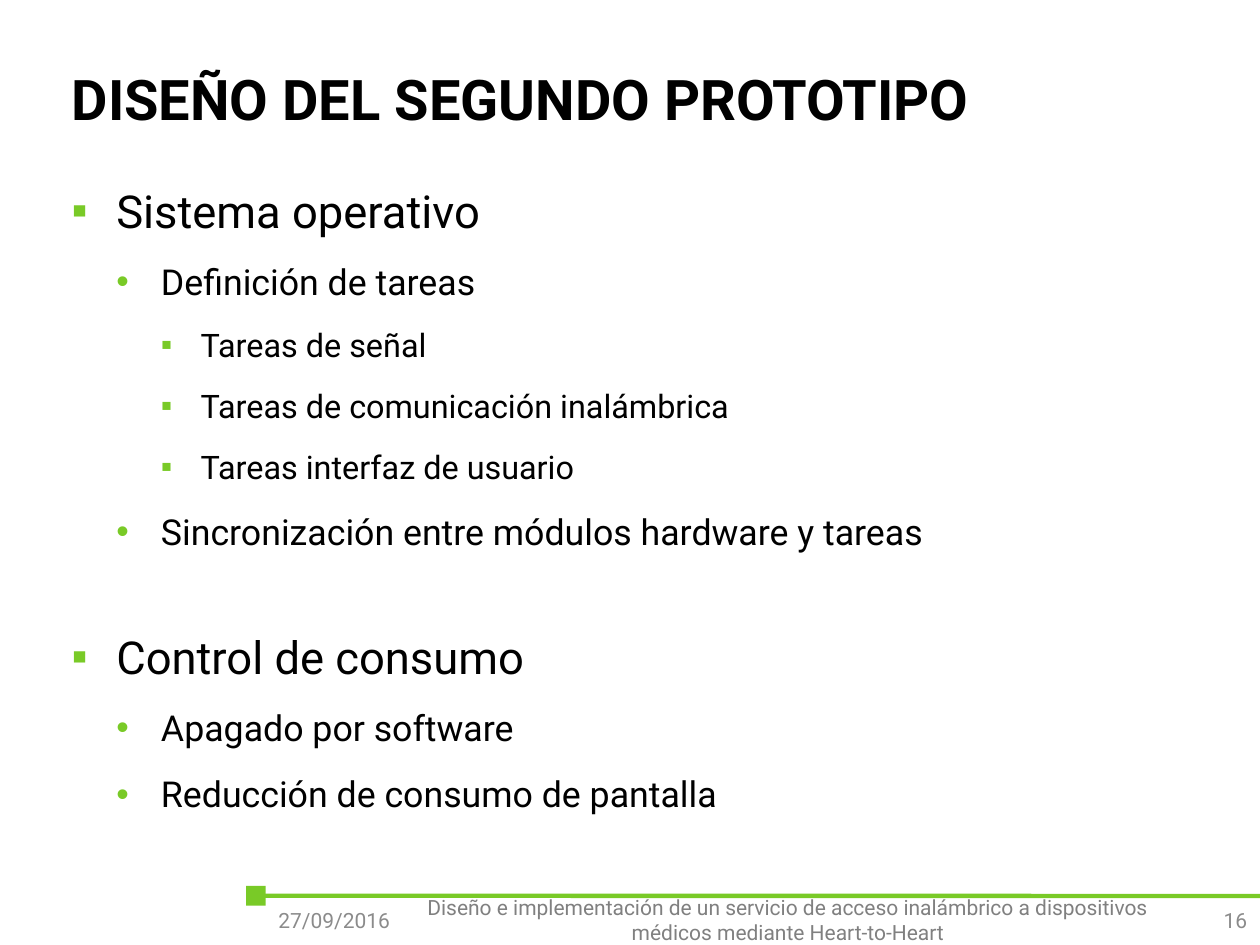
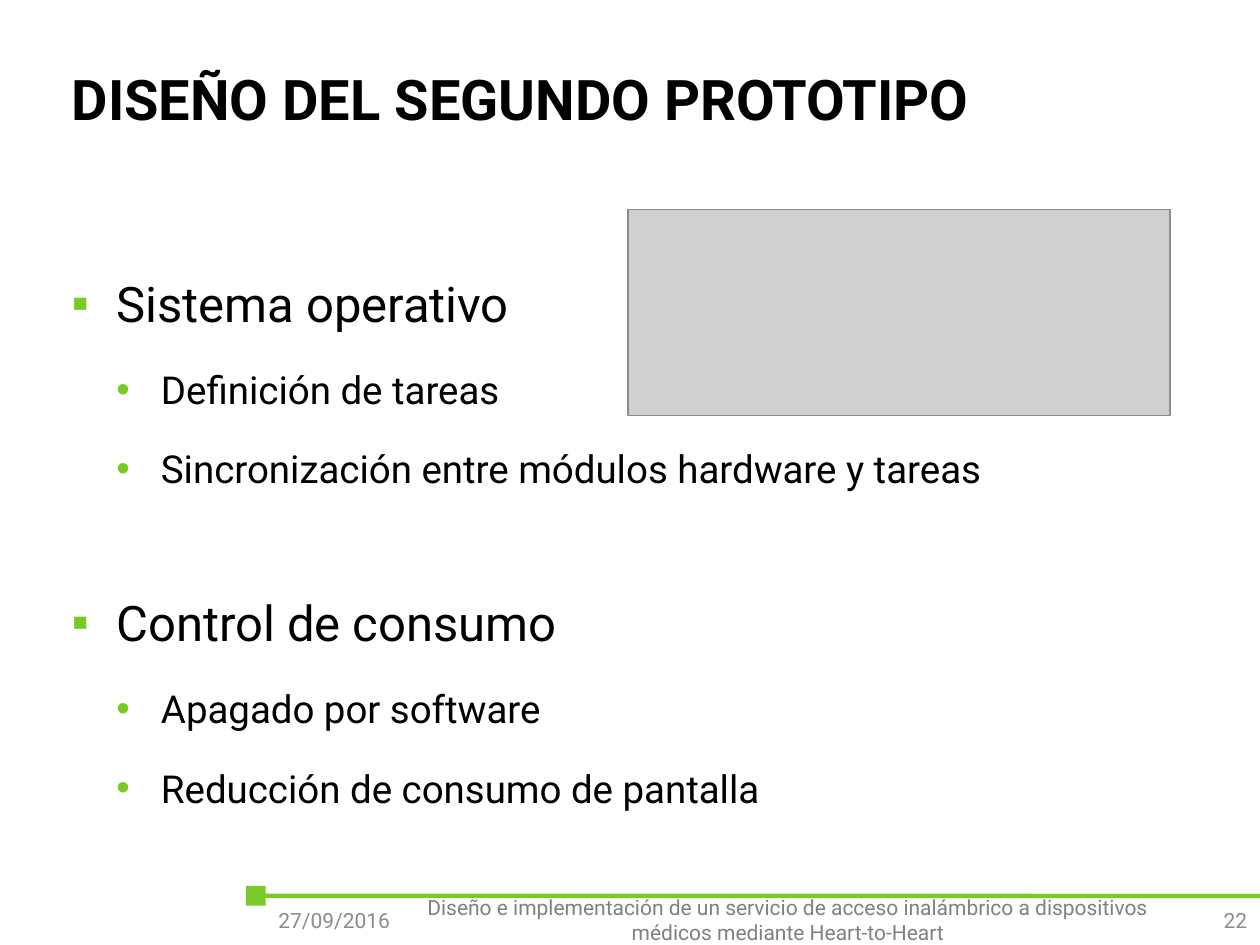
Before and after one commit to outsidersdelaelectronica/tiic-2015, a slide deck: slide 22 of doc/Tomas/presentacion/Diseño e implementación de un servicio de acceso inalámbrico a dispositivos médicos mediante Heart-to-Heart.pptx (slide 16 before the commit). Drawn at 1260x945 pixels with LibreOffice and Linux fonts; fonts in the diff are those of the drawing; grey boxes stand for pictures; background and template pictures are left out. Boxes give left, top, right and bottom in pixels: in the first picture for what was removed or moved away, otherwise in the second. Text is boxed around its words. In the diff, an @@ line names an element or a change of style, - is before the commit and + after.

```diff
--- a/doc/Tomas/presentacion/Diseño e implementación de un servicio de acceso inalámbrico a dispositivos médicos mediante Heart-to-Heart.pptx
+++ b/doc/Tomas/presentacion/Diseño e implementación de un servicio de acceso inalámbrico a dispositivos médicos mediante Heart-to-Heart.pptx
@@ text "Sistema operativo" at bbox=[116, 286, 981, 811]: size 25.9 to 28 pt in "Sistema operativo", "Control de consumo"; size 20.4 to 22 pt in "Definición de tareas", "Sincronización entre módulos hardware y tareas", "Apagado por software", "Reducción de consumo de pantalla"; line spacing 0.8 to 1; line spacing 1.3 to 1.5 @@
@@ picture added at bbox=[627, 209, 1169, 416] @@
@@ text at bbox=[201, 332, 729, 480]: paragraphs removed @@
-    ▪ Tareas de señal
-    ▪ Tareas de comunicación inalámbrica
-    ▪ Tareas interfaz de usuario
@@ page number at bbox=[1224, 913, 1248, 928]: text changed @@
-16
+22
```
Also in this commit, not shown: 12 other slides changed, 9 slides added, 20 other files.
